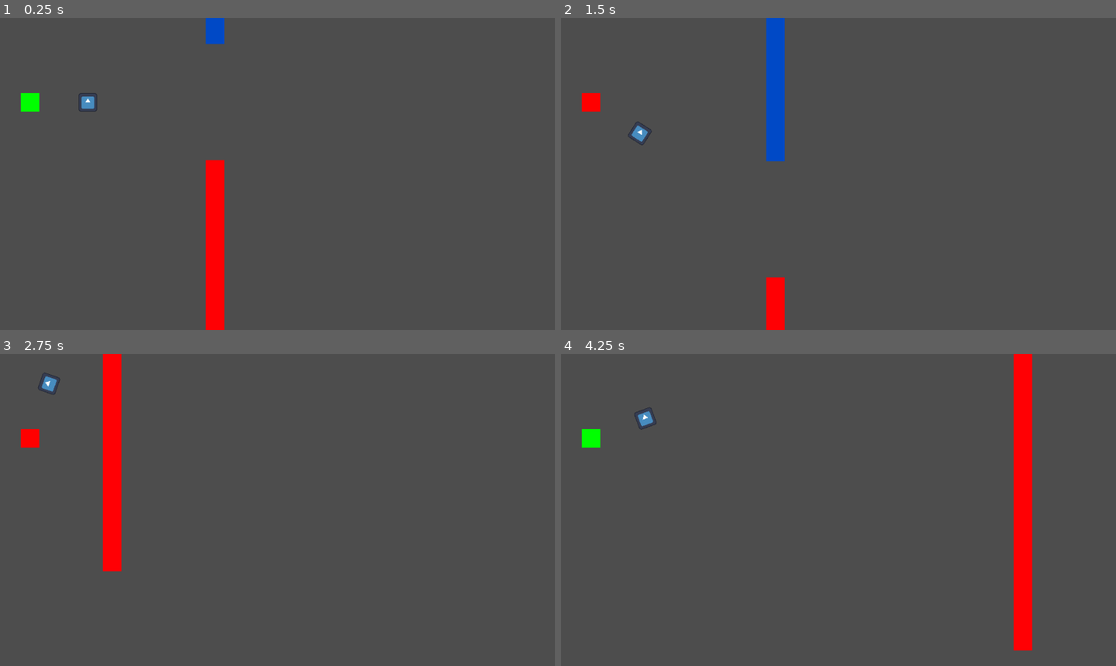
Above: before the commit, frames 1-4 (two rows, left to right).
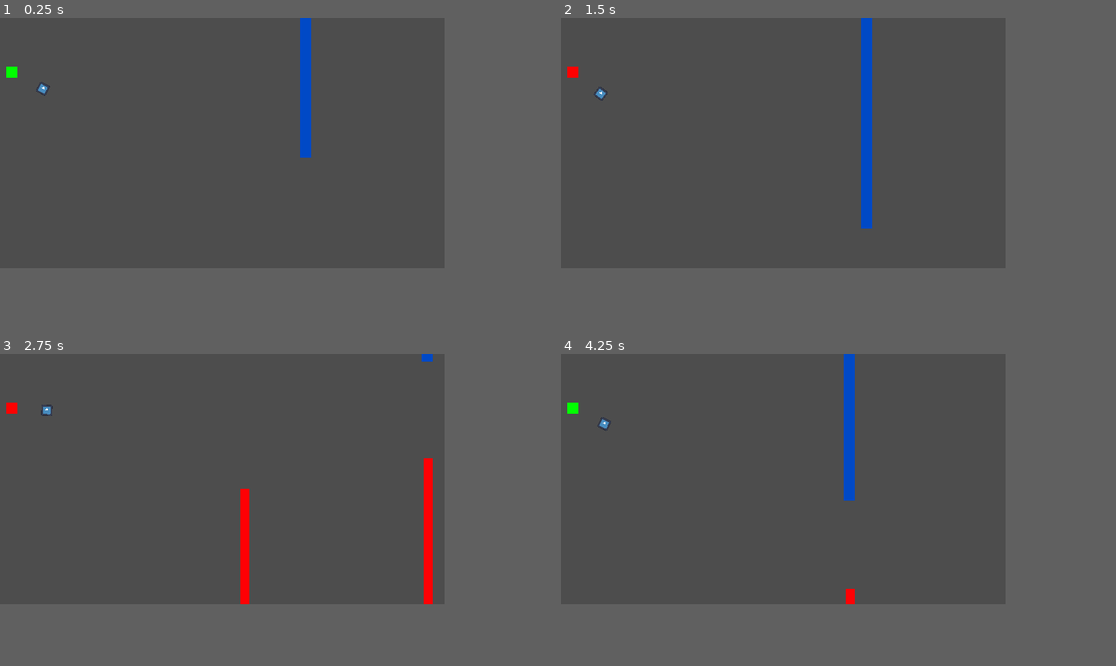
Above: after the commit, the same moments.

Repository: billbobphil/one-bit-jam-3
Game: Godot game, scene res://demo/demo.tscn
Same seed, same stepped clock (60 frames per second), same inputs: the game is played once before the commit and once after it. This scene is started directly instead of the project's main scene. The engine's default icon, where the game draws it, is replaced by a stand-in: a white triangle on a blue panel in a dark square.
Inputs:
- Up to frame 1 (0.25 s): no input
- Up to frame 2 (1.5 s): tap Enter at 0.5 s; tap Space (toggle) at 0.6, 1.35 s
- Up to frame 3 (2.75 s): tap Space (toggle) at 2.1 s
- Up to frame 4 (4.25 s): tap Space (toggle) at 2.85, 3.6 s; tap R (reset, bound only after the commit) at 4.15 s
The window is 799x449 before the commit and 640x360 after it. Grey fills any space a smaller window leaves; there, only what the larger window draws over its background counts as a difference.

The runs differ from the first frame. In frame 1, 3.5% of the frame differs, in the area x 1-57%, y 0-100%; in frame 2, 3.9%; in frame 3, 4.2%; in frame 4, 4.8%, in the area x 1-85%, y 0-96%.

Commit message:
Made it possible to spawn gates infinitely

Diff:
--- /dev/null
+++ b/demo/Demo.gd
@@ -0,0 +1,12 @@
+extends Node2D
+
+
+# Called when the node enters the scene tree for the first time.
+func _ready():
+	pass # Replace with function body.
+
+
+# Called every frame. 'delta' is the elapsed time since the previous frame.
+func _process(_delta):
+	if(Input.is_action_just_pressed("reset")):
+		get_tree().reload_current_scene()
--- a/demo/demo.tscn
+++ b/demo/demo.tscn
@@ -1,20 +1,18 @@
-[gd_scene load_steps=3 format=3 uid="uid://cvm7reniegp2a"]
+[gd_scene load_steps=4 format=3 uid="uid://cvm7reniegp2a"]
 
 [ext_resource type="PackedScene" uid="uid://qd3wuwsi0dt4" path="res://player/player.tscn" id="1_cude8"]
-[ext_resource type="PackedScene" uid="uid://6y8jacdto4jo" path="res://gate/gate.tscn" id="2_h5rbi"]
+[ext_resource type="Script" path="res://demo/Demo.gd" id="1_llvjn"]
+[ext_resource type="PackedScene" uid="uid://dj74jpcjpnfpx" path="res://gateSpawner/gateSpawner.tscn" id="3_kwek7"]
 
 [node name="Demo" type="Node2D"]
+script = ExtResource("1_llvjn")
 
 [node name="Player" parent="." instance=ExtResource("1_cude8")]
-position = Vector2(106, 315)
 fallSpeedHorizontalFallOff = 5
 
-[node name="Gates" type="Node2D" parent="."]
+[node name="GateSpawner" parent="." instance=ExtResource("3_kwek7")]
+startingGatesToSpawn = 10
 
-[node name="Gate" parent="Gates" instance=ExtResource("2_h5rbi")]
-position = Vector2(426, 315)
-distanceApart = 100
+[connection signal="passed_through_gate" from="Player/Arrow" to="GateSpawner" method="receiveSignalToSpawnGate"]
 
-[node name="Gate2" parent="Gates" instance=ExtResource("2_h5rbi")]
-position = Vector2(1577, 320)
-distanceApart = 100
+[editable path="Player"]
--- a/gate/Gate.gd
+++ b/gate/Gate.gd
@@ -1,11 +1,11 @@
 extends Node2D
 
-@export var distanceApart = 0;
+@export var halfOpeningGap = 0;
 @onready var bottomGate : Sprite2D = $BottomGate;
 @onready var topGate : Sprite2D = $TopGate;
 
 
 # Called when the node enters the scene tree for the first time.
 func _ready():
-	bottomGate.position.y += distanceApart;
-	topGate.position.y -= distanceApart;
+	bottomGate.position.y += halfOpeningGap;
+	topGate.position.y -= halfOpeningGap;
--- a/gate/gate.tscn
+++ b/gate/gate.tscn
@@ -11,14 +11,14 @@
 
 [node name="TopGate" type="Sprite2D" parent="."]
 modulate = Color(0, 0.286275, 0.776471, 1)
-position = Vector2(0, -271)
-scale = Vector2(1, 16.9063)
+position = Vector2(0, -3156.25)
+scale = Vector2(1, 197.234)
 texture = ExtResource("1_fc4jt")
 
 [node name="BottomGate" type="Sprite2D" parent="."]
 modulate = Color(1, 0, 0.0156863, 1)
-position = Vector2(0, 270.5)
-scale = Vector2(1, 16.9063)
+position = Vector2(3, 6252)
+scale = Vector2(0.8125, 390.75)
 texture = ExtResource("1_fc4jt")
 
 [node name="GateCenter" type="Node2D" parent="."]
--- /dev/null
+++ b/gateSpawner/GateSpawner.gd
@@ -0,0 +1,43 @@
+extends Node2D
+
+@export var startingGatesToSpawn : int = 0;
+@export var distanceBetweenGates : int = 0;
+@export var minimumDistanceBetweenGates : int = 0;
+@export var maximumDistanceBetweenGates : int = 0;
+@export var minimumHalfOpeningGap : int = 0;
+@export var maximumHalfOpeningGap : int = 0;
+@export var minimumVerticalDifferenceBetweenGates : int = 0;
+@export var maximumVerticalDifferenceBetweenGates : int = 0;
+@export var gateScene : PackedScene;
+var gateToSpawn : int = 1;
+var lastGateSpawned;
+
+func _ready():
+	for i in range(startingGatesToSpawn):
+		spawnGate()
+
+func spawnGate():
+	var gate = gateScene.instantiate();
+
+	var randomDistanceBetweenGates = int(randf_range(minimumDistanceBetweenGates, maximumDistanceBetweenGates));
+	var randomGapOpening = int(randf_range(minimumHalfOpeningGap, maximumHalfOpeningGap));
+	var randomVerticalDifference = int(randf_range(minimumVerticalDifferenceBetweenGates, maximumVerticalDifferenceBetweenGates));
+
+	if(lastGateSpawned != null):
+		var coinFlip = randi() % 2;
+		if(coinFlip == 0):
+			randomVerticalDifference = randomVerticalDifference * -1;
+		randomVerticalDifference = lastGateSpawned.position.y + randomVerticalDifference;
+
+	if(lastGateSpawned != null):
+		randomDistanceBetweenGates = lastGateSpawned.position.x + randomDistanceBetweenGates;
+
+	gate.position = Vector2(randomDistanceBetweenGates, randomVerticalDifference);
+	gateToSpawn += 1;
+	gate.halfOpeningGap = randomGapOpening;
+	lastGateSpawned = gate;
+	add_child(gate);
+
+func receiveSignalToSpawnGate():
+	print('spawning gate');
+	spawnGate();
--- /dev/null
+++ b/gateSpawner/gateSpawner.tscn
@@ -0,0 +1,14 @@
+[gd_scene load_steps=3 format=3 uid="uid://dj74jpcjpnfpx"]
+
+[ext_resource type="Script" path="res://gateSpawner/GateSpawner.gd" id="1_y85ry"]
+[ext_resource type="PackedScene" uid="uid://6y8jacdto4jo" path="res://gate/gate.tscn" id="2_iff30"]
+
+[node name="GateSpawner" type="Node2D"]
+script = ExtResource("1_y85ry")
+distanceBetweenGates = 800
+minimumDistanceBetweenGates = 500
+maximumDistanceBetweenGates = 1000
+minimumHalfOpeningGap = 40
+maximumHalfOpeningGap = 250
+maximumVerticalDifferenceBetweenGates = 600
+gateScene = ExtResource("2_iff30")
--- a/player/Arrow.gd
+++ b/player/Arrow.gd
@@ -3,6 +3,9 @@
 @export var objectToOrbit : Node2D;
 @export var orbitDistance = 10;
 var nearestGate = null;
+var lastGate = null;
+
+signal passed_through_gate
 
 func _ready():
 	pass # Replace with function body.
@@ -39,6 +42,10 @@
 		# look_at(nearestGate.get_node("GateCenter").global_position);
 		pointAtTarget(nearestGate.get_node("GateCenter").global_position, objectToOrbit.global_position);
 		self_modulate.a = 1;
+
+		if(nearestGate != lastGate):
+			lastGate = nearestGate;
+			passed_through_gate.emit();
 	else:
 		self_modulate.a = 0;
 
--- a/player/Player.gd
+++ b/player/Player.gd
@@ -60,7 +60,7 @@
 		position += Vector2(crashHorizontalSpeed, crashVerticalSpeed) * delta;
 	elif(shouldFall):
 		if(!shouldLevelOut && Input.is_action_just_pressed("toggle")):
-			print('trigger level out');
+			# print('trigger level out');
 			shouldLevelOut = true;
 			verticalTicksBeforeLevelOut = numberOfVerticalFallOffOccurences;
 
@@ -110,7 +110,7 @@
 		position += Vector2(0, -riseSpeed) * delta;
 
 	if(isRising && Input.is_action_just_pressed("toggle")):
-		print('trigger falling')
+		# print('trigger falling')
 		canRise = false;
 		isRising = false;
 		shouldFall = true;
@@ -119,7 +119,7 @@
 		sprite.modulate = isFallingColor;
 
 	if(canRise && !isRising && Input.is_action_just_pressed("toggle")):
-		print('trigger rising')
+		# print('trigger rising')
 		isRising = true;
 		hasLeftGround = true;
 		shouldFall = false;
--- a/player/player.tscn
+++ b/player/player.tscn
@@ -20,7 +20,8 @@
 shape = SubResource("RectangleShape2D_o4dgd")
 
 [node name="Camera2D" type="Camera2D" parent="."]
-position = Vector2(428, 124)
+position = Vector2(605, 203)
+zoom = Vector2(0.5, 0.5)
 
 [node name="Arrow" type="Sprite2D" parent="." node_paths=PackedStringArray("objectToOrbit")]
 position = Vector2(53, -1.90735e-06)
--- a/project.godot
+++ b/project.godot
@@ -17,8 +17,8 @@
 
 [display]
 
-window/size/viewport_width=960
-window/size/viewport_height=540
+window/size/viewport_width=640
+window/size/viewport_height=360
 
 [input]
 
@@ -27,6 +27,11 @@
 "events": [Object(InputEventKey,"resource_local_to_scene":false,"resource_name":"","device":-1,"window_id":0,"alt_pressed":false,"shift_pressed":false,"ctrl_pressed":false,"meta_pressed":false,"pressed":false,"keycode":0,"physical_keycode":32,"key_label":0,"unicode":32,"echo":false,"script":null)
 ]
 }
+reset={
+"deadzone": 0.5,
+"events": [Object(InputEventKey,"resource_local_to_scene":false,"resource_name":"","device":-1,"window_id":0,"alt_pressed":false,"shift_pressed":false,"ctrl_pressed":false,"meta_pressed":false,"pressed":false,"keycode":0,"physical_keycode":82,"key_label":0,"unicode":114,"echo":false,"script":null)
+]
+}
 
 [rendering]
 
